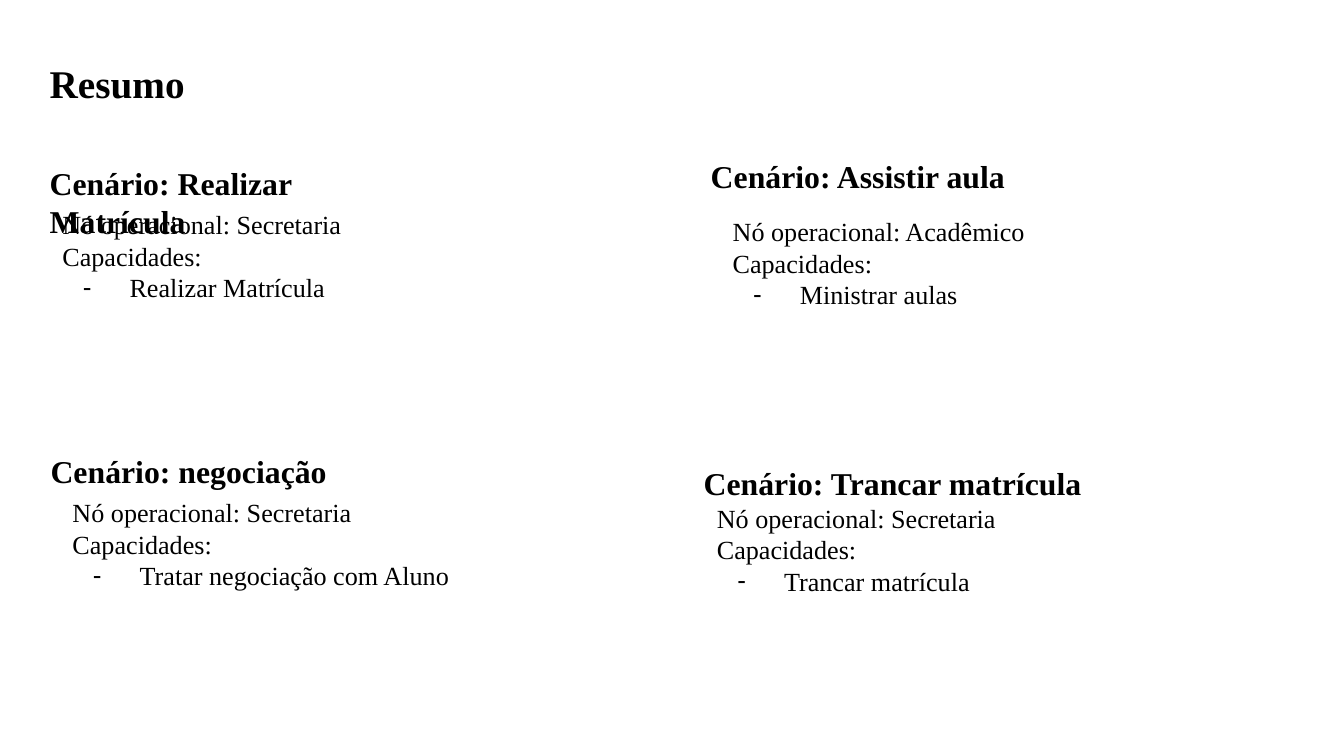
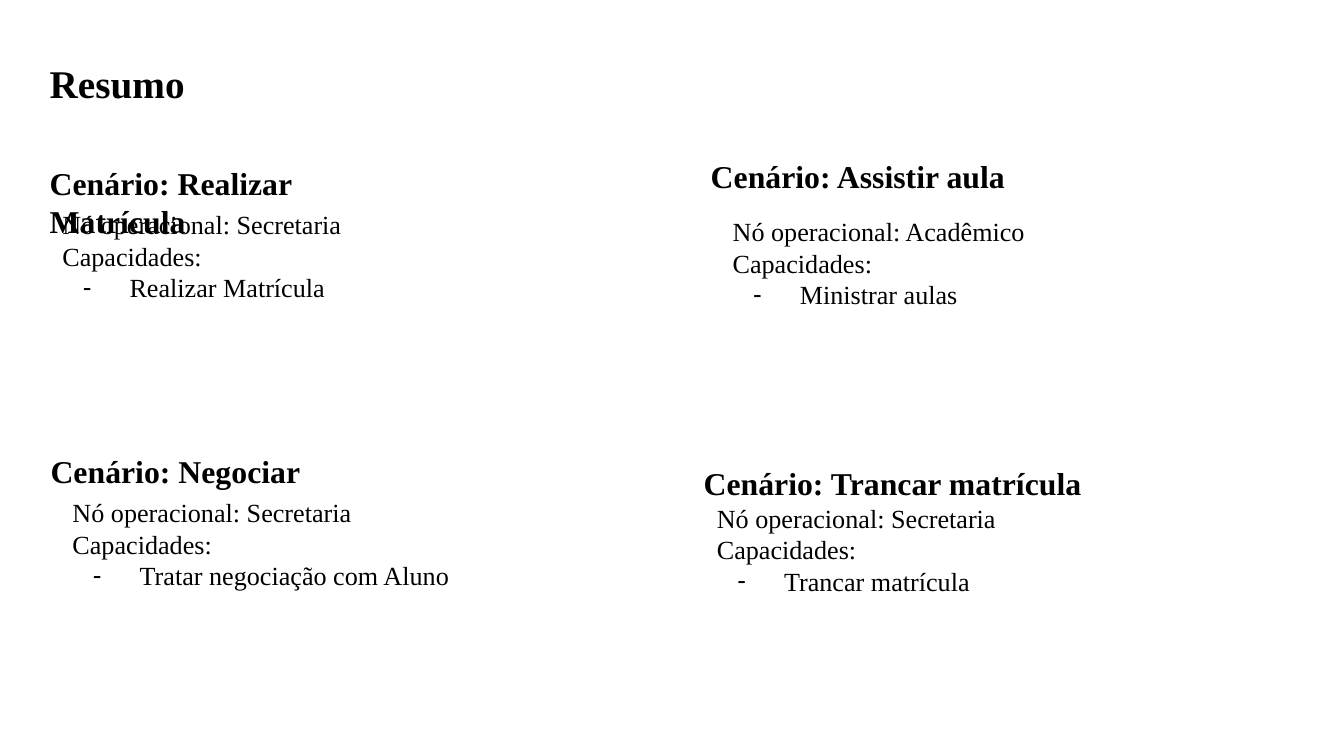
Before and after one commit to troogg/Madara, a slide deck: slide 8 of Artefatos/15. Arquitetura de negócio para cada cenário.pptx. Drawn at 1344x756 pixels with LibreOffice and Linux fonts; fonts in the diff are those of the drawing. Boxes give left, top, right and bottom in pixels: in the first picture for what was removed or moved away, otherwise in the second. Text is boxed around its words. In the diff, an @@ line names an element or a change of style, - is before the commit and + after.

```diff
--- a/Artefatos/15. Arquitetura de negócio para cada cenário.pptx
+++ b/Artefatos/15. Arquitetura de negócio para cada cenário.pptx
@@ text at (51,461,300,489): text changed @@
-Cenário: negociação
+Cenário: Negociar
```
Also in this commit, not shown: 2 other slides changed, 6 other files.
